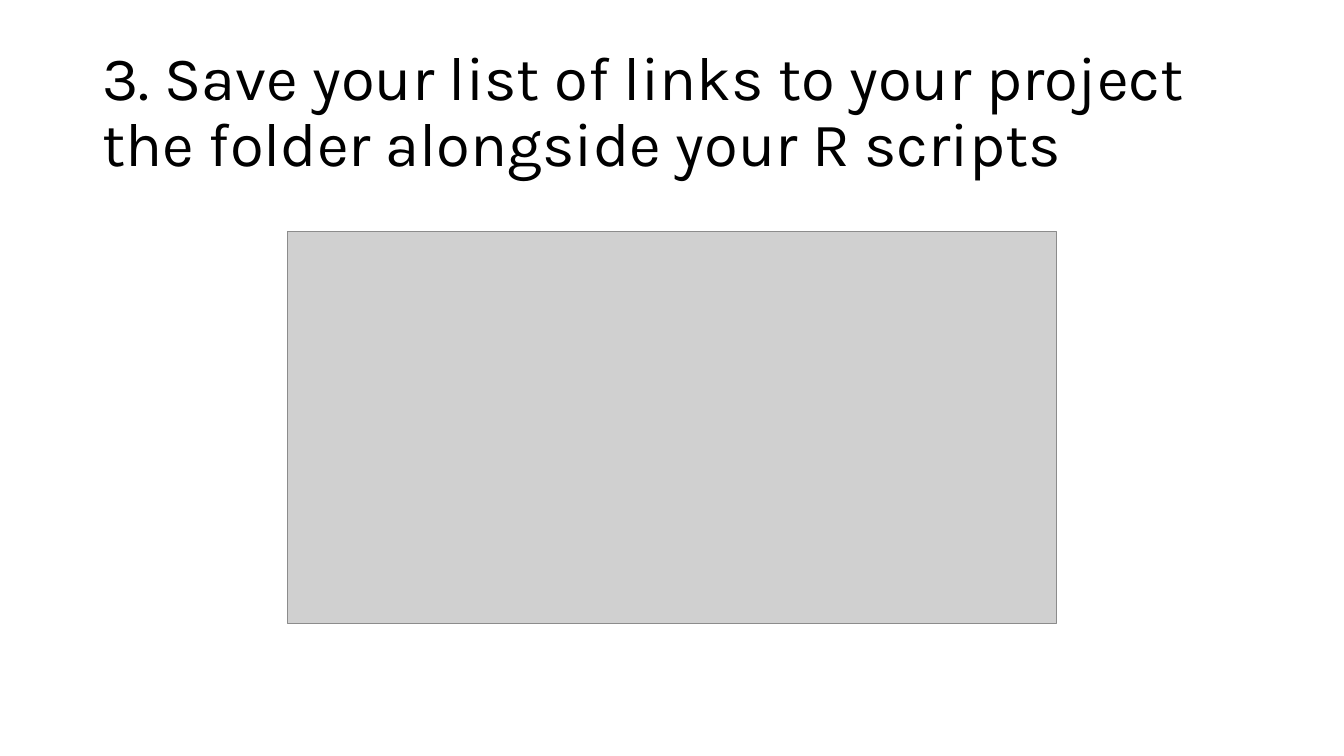
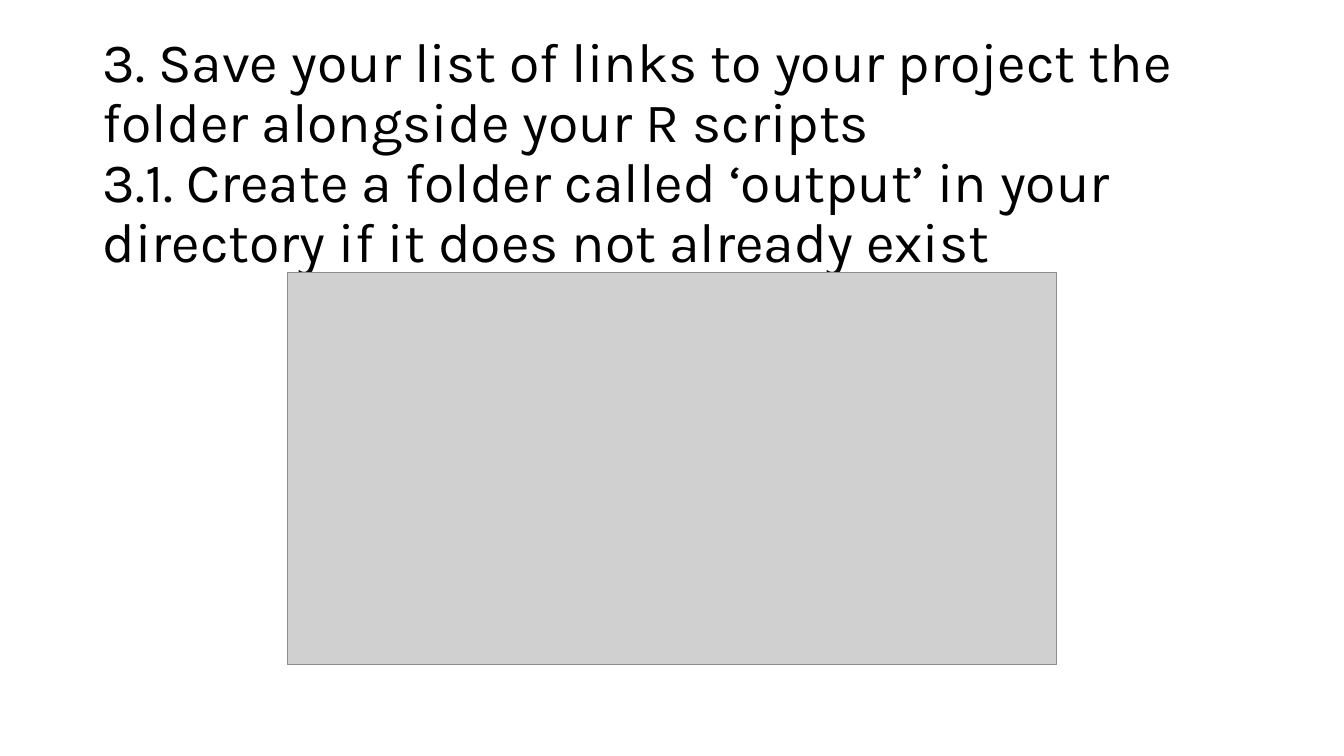
Before and after one commit to eco-kgml/NLDAS2_for_LakeGPT, a slide deck: slide 7 of How_to_NLDAS2 data.pptx. Drawn at 1344x756 pixels with LibreOffice and Linux fonts; fonts in the diff are those of the drawing; grey boxes stand for pictures. Boxes give left, top, right and bottom in pixels: in the first picture for what was removed or moved away, otherwise in the second. Text is boxed around its words. In the diff, an @@ line names an element or a change of style, - is before the commit and + after.

```diff
--- a/How_to_NLDAS2 data.pptx
+++ b/How_to_NLDAS2 data.pptx
@@ title at (102,44,1172,275): text changed; size 44 to 39.6 pt @@
-3. Save your list of links to your project the folder alongside your R scripts
+3. Save your list of links to your project the folder alongside your R scripts
+3.1. Create a folder called ‘output’ in your directory if it does not already exist
@@ picture: place and size @@
-picture at (287,232,1058,623)
+picture at (287,272,1058,663)
```
Also in this commit, not shown: 3 other slides changed.
